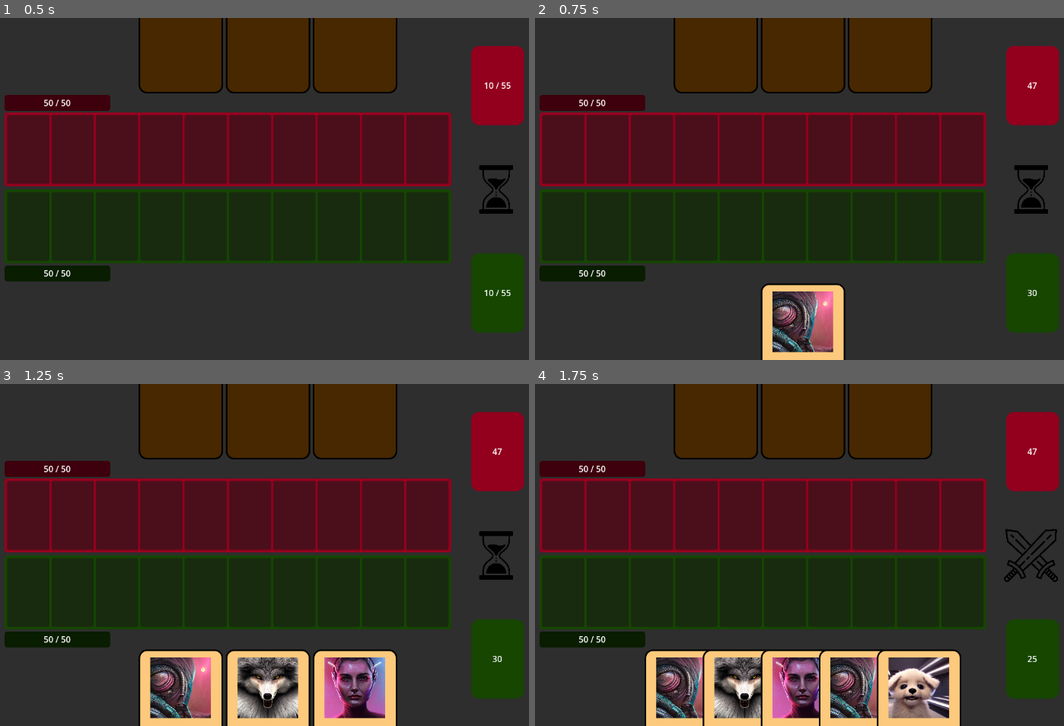
Above: before the commit, frames 1-4 (two rows, left to right).
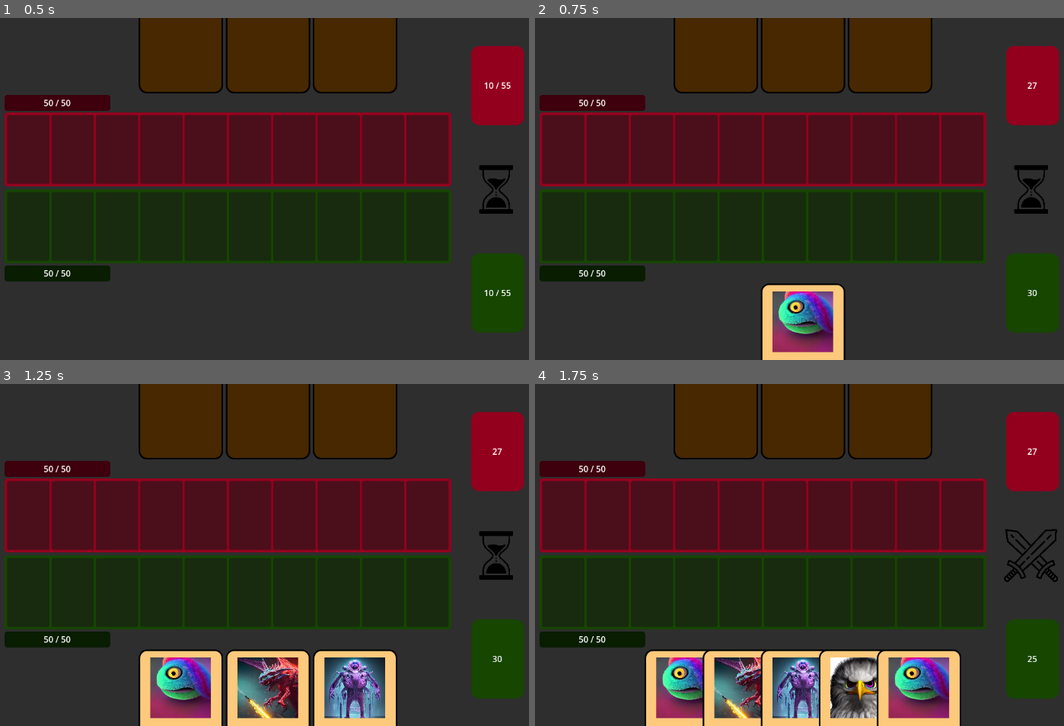
Above: after the commit, the same moments.

Repository: jamklex/first_game
Game: Godot game, scene res://scenes/gameboard/_main.tscn
Two runs of this game, one before a commit and one after it. Both use one fixed random seed, a clock stepped at 60 frames per second and the inputs below. This scene is started directly instead of the project's main scene. The engine's default icon, where the game draws it, is replaced by a stand-in: a white triangle on a blue panel in a dark square.
Inputs (mouse positions are in pixels of both pictures, inside the frame that each line leads up to):
- Up to frame 1 (0.5 s): no input
- Up to frame 2 (0.75 s): move the mouse to (937, 171) at 0.52 s; click (937, 171) at 0.67 s
- Up to frame 3 (1.25 s): no input
- Up to frame 4 (1.75 s): move the mouse to (683, 572) at 1.27 s; click (683, 572) at 1.42 s

Frame 1 is identical in both runs. In frame 2, 2.0% of the frame differs, in the area x 44-94%, y 18-98%; in frame 3, 6.0%; in frame 4, 8.0%, in the area x 22-94%, y 18-98%.

Commit message:
gegner handkarten und deck

Diff:
--- a/Deck_Defense/data/enemies/1.json
+++ b/Deck_Defense/data/enemies/1.json
@@ -1,5 +1,5 @@
 {
-	"hand": [
+	"initial": [
 		1,
 		2,
 		3,
--- a/Deck_Defense/scenes/gameboard/scripts/logic.gd
+++ b/Deck_Defense/scenes/gameboard/scripts/logic.gd
@@ -39,8 +39,8 @@
 	Util.initialize(get_tree(), Properties)
 	set_hp(enemy_healt, Properties.enemyCurrentHp, Properties.enemyMaxHp)
 	set_hp(player_healt, Properties.playerCurrentHp, Properties.playerMaxHp)
-	await place_cards_in_hand(get_node(enemy_hand), Properties.initial_hand_cards, Properties.enemy_deck, false)
-	await place_cards_in_hand(get_node(player_hand), Properties.initial_hand_cards, Properties.player_deck, true)
+	await place_cards_in_hand(get_node(enemy_hand), Properties.initial_hand_cards, Properties.enemy_deck, Properties.enemy_initial, false)
+	await place_cards_in_hand(get_node(player_hand), Properties.initial_hand_cards, Properties.player_deck, null, true)
 	reset_hand_card_focus()
 	switch_to_player()
 
@@ -89,7 +89,7 @@
 		Util.set_visibility(get_node(WAIT_WHILE_FIGHT), false)
 		Util.set_visibility(get_node(ATTACK_PLAYER), true)
 		Util.set_visibility(get_node(BLOCK_PLAYER), false)
-		await place_cards_in_hand(get_node(player_hand), Properties.cards_per_turn, Properties.player_deck, true)
+		await place_cards_in_hand(get_node(player_hand), Properties.cards_per_turn, Properties.player_deck, null, true)
 		reset_hand_card_focus()
 		current_cycle = TURN_CYCLE.MY_TURN
 
@@ -99,7 +99,7 @@
 		Util.set_visibility(get_node(WAIT_WHILE_FIGHT), true)
 		Util.set_visibility(get_node(ATTACK_PLAYER), false)
 		Util.set_visibility(get_node(BLOCK_PLAYER), false)
-		await place_cards_in_hand(get_node(enemy_hand), Properties.cards_per_turn, Properties.enemy_deck, false)
+		await place_cards_in_hand(get_node(enemy_hand), Properties.cards_per_turn, Properties.enemy_deck, Properties.enemy_initial, false)
 		reset_hand_card_focus()
 		await get_tree().create_timer(ENEMY_THINKING_TIME).timeout
 		enemy_move()
@@ -152,8 +152,8 @@
 func can_place_cards():
 	return current_cycle == TURN_CYCLE.MY_TURN
 
-func place_cards_in_hand(node, amount, deck, visible_card):
-	await Util.draw_cards(node, amount, deck, visible_card, CARD_DRAW_TIME)
+func place_cards_in_hand(node, amount, deck, prefered_ids, visible_card):
+	await Util.draw_cards(node, amount, deck, prefered_ids, visible_card, CARD_DRAW_TIME)
 	update_cards_left()
 
 func update_cards_left():
--- a/Deck_Defense/scenes/gameboard/scripts/properties.gd
+++ b/Deck_Defense/scenes/gameboard/scripts/properties.gd
@@ -7,6 +7,7 @@
 var enemyMaxHp
 var enemyCurrentHp
 var enemy_deck = []
+var enemy_initial = []
 
 var max_hand_cards = 5;
 var initial_hand_cards = 3;
@@ -27,28 +28,32 @@
 	enemyMaxHp = 50
 	enemyCurrentHp = enemyMaxHp
 	player_deck = get_player_deck()
-	enemy_deck = random_cards(50)
-
-func random_cards(amount):
-	var array = []
-	for i in range(amount):
-		var card = CardProperties.new()
-		card.initialize(rng.randi_range(3,20), rng.randi_range(3,20))
-		array.append(card)
-	return array
+	enemy_deck = get_enemy_deck()
+	enemy_initial = get_enemy_initial()
 
 func get_player_deck():
 	var array = []
-	var content: Dictionary = JsonReader.read_json(PlayerData)
-	var active_deck = get_active_deck(content)
-	for i in active_deck:
-		array.append_array(get_cards(i["id"], i["amount"]))
+	var content = JsonReader.read_json(PlayerData)
+	var active_deck
+	for deck in content["decks"]:
+		if deck["active"] == true:
+			for card in deck["cards"]:
+				array.append_array(get_cards(card["id"], card["amount"]))
 	return array
 
-func get_active_deck(dictionary):
-	for i in dictionary["decks"]:
-		if i["active"] == true:
-			return i["cards"]
+func get_enemy_deck():
+	var array = []
+	var content = JsonReader.read_json(EnemyData)
+	var deck = content["deck"]
+	for card in deck:
+		array.append_array(get_cards(card["id"], card["amount"]))
+	return array
+
+func get_enemy_initial():
+	var array = []
+	var content = JsonReader.read_json(EnemyData)
+	array.append_array(content["initial"])
+	return array
 
 func get_cards(id, amount):
 	var array = []
@@ -57,7 +62,3 @@
 		card.load_data(id)
 		array.append(card)
 	return array
-
-func get_enemy_deck(level):
-	var array = []
-	return array
--- a/Deck_Defense/scenes/gameboard/scripts/util.gd
+++ b/Deck_Defense/scenes/gameboard/scripts/util.gd
@@ -110,12 +110,17 @@
 func total_card_size(deck, card_space, hand):
 	return deck.size() + cards_ltr_in(card_space).size() + hand.get_child_count()
 
-func draw_cards(node, amount, deck, visible_card, card_draw_time):
+func draw_cards(node, amount, deck, prefered_ids, visible_card, card_draw_time):
 	for n in amount:
 		if node.get_child_count() == properties.max_hand_cards:
 			break
-		var card = get_card_from_deck(deck)
-		if card == null:
+		var card
+		if prefered_ids != null:
+			while !prefered_ids.is_empty() and card == null:
+				card = get_specific_card_from_deck(deck, prefered_ids.pop_front())
+		if card == null and deck.size() > 0:
+			card = get_card_from_deck(deck)
+		elif card == null:
 			return
 		add_card_to(node, create_visible_instance(card, visible_card))
 		await tree.create_timer(card_draw_time).timeout
@@ -125,6 +130,14 @@
 		return
 	return deck.pop_at(rng.randi_range(0, deck.size()-1))
 
+func get_specific_card_from_deck(deck: Array, id):
+	var i = 0
+	for card in deck:
+		if card.type_id == id:
+			break
+		i += 1
+	return deck.pop_at(i)
+
 func add_card_to(hand, card):
 	hand.add_child(card)
 	adjust_separation(hand)
--- a/Deck_Defense/shared/card/scripts/properties.gd
+++ b/Deck_Defense/shared/card/scripts/properties.gd
@@ -19,12 +19,14 @@
 var atk = 0
 var virus_level = 3
 var node
+var type_id
 
 func load_data(id):
+	type_id = id
 	var content = JsonReader.read_json(CardData)
-	for i in content:
-		if i["id"] == id:
-			load_properties(i)
+	for card in content:
+		if card["id"] == id:
+			load_properties(card)
 			return
 
 func load_properties(card_prop_dict):
